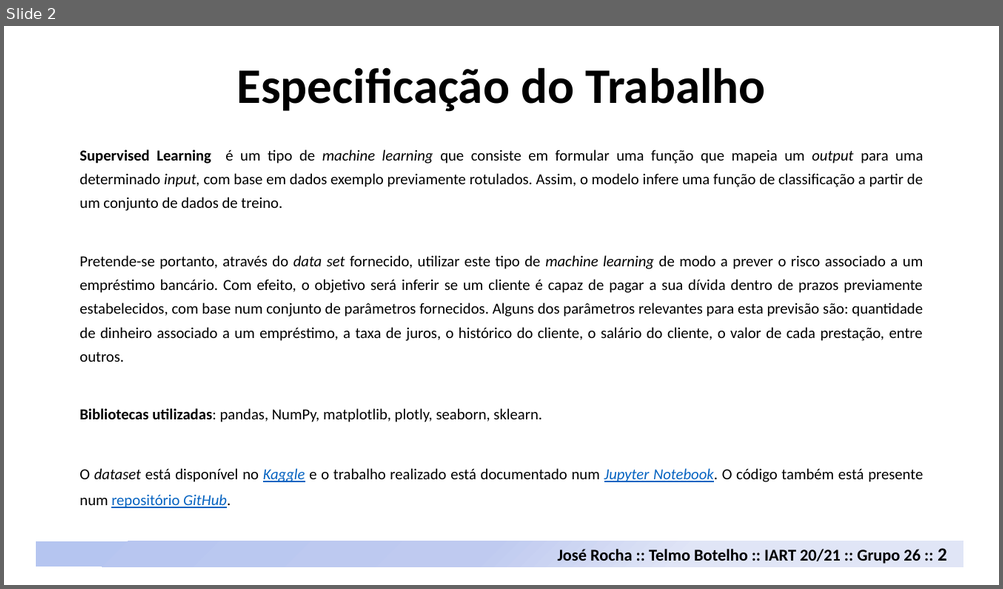
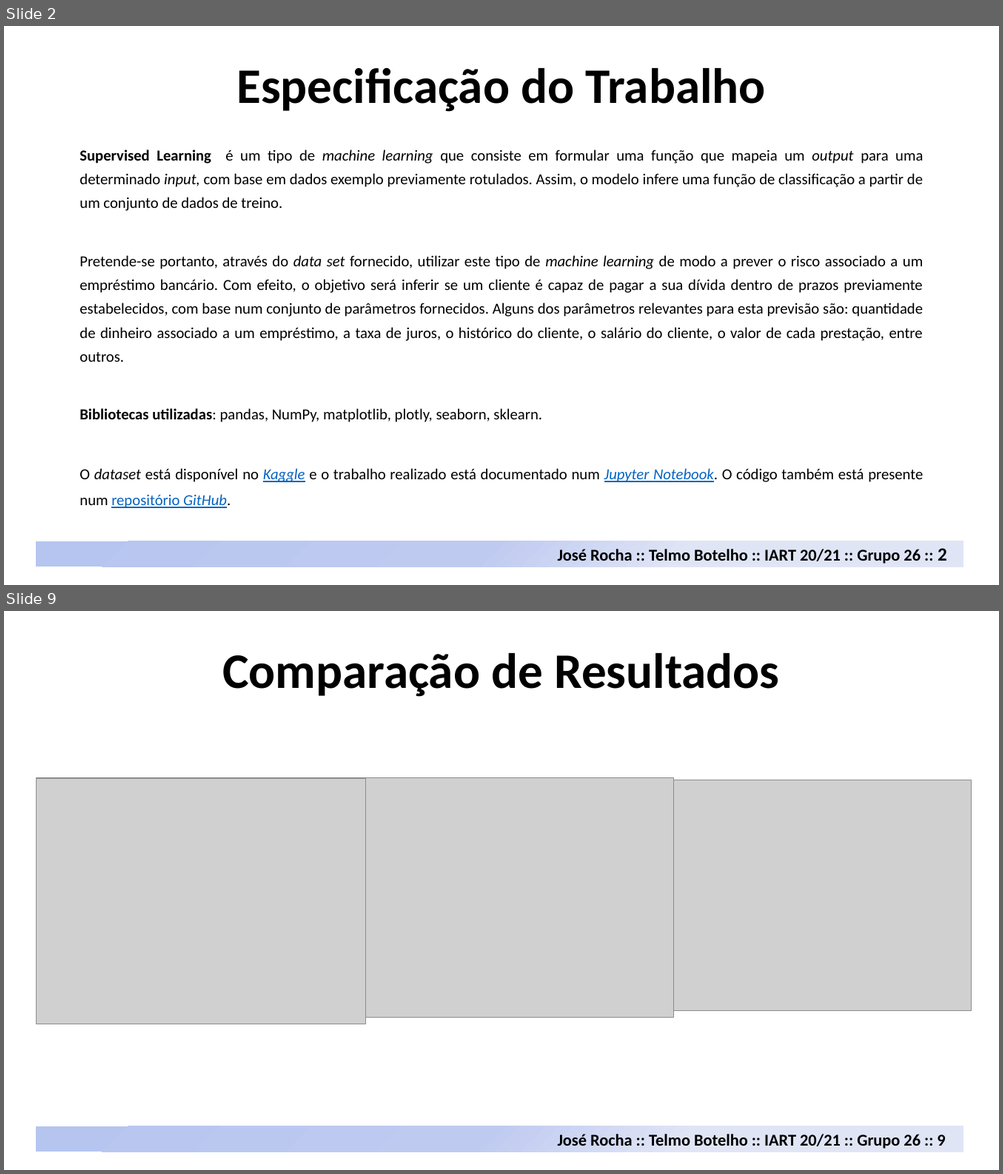
Before and after one commit to davidrocha9/FEUP-IART, a slide deck: Proj2/docs/Credit_Risk_Analysis.pptx. Shown one above the other, each under a label of ours: slide 2 before the commit, slides 2 and 9 after it; the slides between them are not shown. The pictures are 1003x589 and 1003x1174 pixels, drawn with LibreOffice and Linux fonts; fonts in the diff are those of the drawing; grey boxes stand for pictures. Boxes give left, top, right and bottom in pixels: in the first picture for what was removed or moved away, otherwise in the second. Text is boxed around its words. In the diff, an @@ line names an element or a change of style, - is before the commit and + after.

```diff
--- a/Proj2/docs/Credit_Risk_Analysis.pptx
+++ b/Proj2/docs/Credit_Risk_Analysis.pptx
@@ slide 9 added at <box>4,611,999,1170</box>, background #FFFFFF @@
@@ text added at <box>222,653,779,697</box>, 48 pt, text #000000, bold @@
+Comparação de Resultados
@@ picture added at <box>36,778,366,1024</box> @@
@@ picture added at <box>356,778,673,1017</box> @@
@@ picture added at <box>660,780,971,1011</box> @@
@@ rectangle added at <box>36,1127,964,1152</box>, fill gradient #B6C4F0 to #C0CBF0 to #E0E5F7 @@
@@ text added at <box>558,1134,945,1149</box>, 16 pt, text #000000, bold @@
+José Rocha :: Telmo Botelho :: IART 20/21 :: Grupo 26 :: 9
```
Also in this commit, not shown: 4 slides changed, 4 other slides added, 7 other files.
